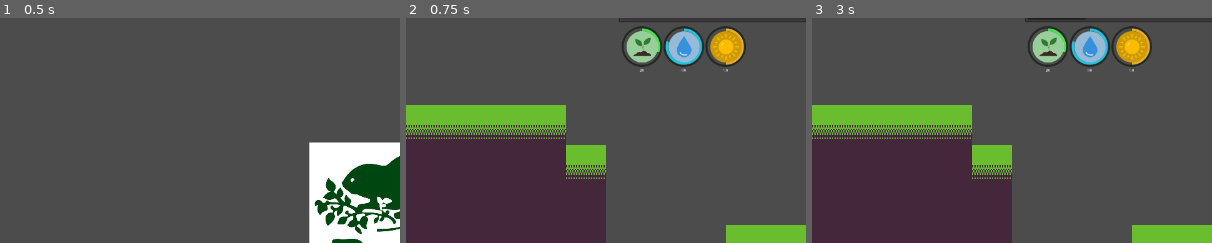
Above: before the commit, frames 1-3 (left to right).
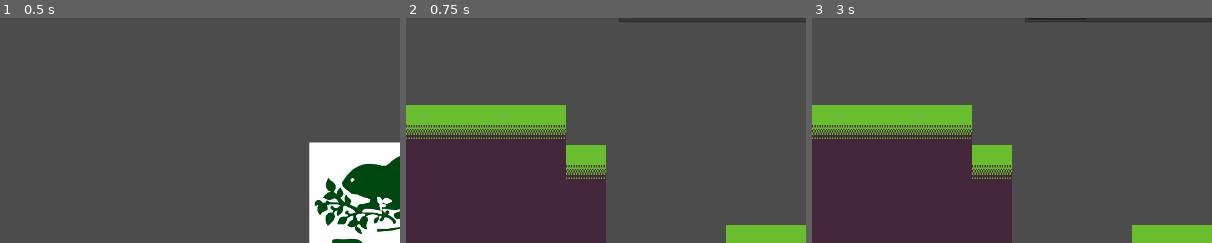
Above: after the commit, the same moments.

Repository: Gouellie/Roots
Game: Godot game, scene res://src/screens/main_menu.tscn
Same seed, same stepped clock (60 frames per second), same inputs: the game is played once before the commit and once after it.
Inputs:
- Up to frame 1 (0.5 s): no input
- Up to frame 2 (0.75 s): click "NEW GAME" at 0.5 s
- Up to frame 3 (3 s): click "TICK" at 1.25 s; click "DRAW" at 2 s; click "TICK" at 2.75 s
The pictures show only the part of the screen within x 0-50%, y 7-57%; the shares and areas given below are measured in that part.

Frame 1 is identical in both runs. In frame 2, 3.9% of the frame differs, in the area x 54-85%, y 3-24%; in frame 3, 3.9%.

Commit message:
Changed structure for resource manager to be non-global

Diff:
--- a/project.godot
+++ b/project.godot
@@ -22,7 +22,7 @@
 "base": "Node2D",
 "class": "ResourceManager",
 "language": "GDScript",
-"path": "res://src/scenes/librairies/managers/resource_manager.gd"
+"path": "res://src/scripts/resources/resource_manager.gd"
 }, {
 "base": "Node2D",
 "class": "ResourceNode",
--- a/src/autoload/events.gd
+++ b/src/autoload/events.gd
@@ -20,6 +20,3 @@
 
 # warning-ignore:unused_signal
 signal game_over
-
-# warning-ignore:unused_signal
-signal resource_node_updated(identifier, node)
--- a/src/autoload/resources.gd
+++ b/src/autoload/resources.gd
@@ -14,3 +14,15 @@
 	TILES.THREEWAY : preload("res://src/scenes/librairies/tiles/types/tile_threeway.tscn"),
 	TILES.FOURWAY : preload("res://src/scenes/librairies/tiles/types/tile_fourway.tscn"),
 }
+
+const icons = {
+	"soil" : preload("res://assets/GUI/icons/icon_soil.png"),
+	"sunlight" : preload("res://assets/GUI/icons/icon_sunlight.png"),
+	"water" : preload("res://assets/GUI/icons/icon_water.png"),
+}
+
+const resource_color = {
+	"soil" : Color.green,
+	"sunlight" : Color.orange,
+	"water" : Color.blue,
+}
--- a/src/scenes/gym_resources_scene.tscn
+++ b/src/scenes/gym_resources_scene.tscn
@@ -4,7 +4,7 @@
 [ext_resource path="res://src/scenes/camera_controller.gd" type="Script" id=2]
 [ext_resource path="res://src/scenes/game.gd" type="Script" id=4]
 [ext_resource path="res://src/scenes/librairies/managers/entity_manager.gd" type="Script" id=5]
-[ext_resource path="res://src/scenes/resources/resource_manager_player.tscn" type="PackedScene" id=6]
+[ext_resource path="res://src/scenes/resources/resource_manager.tscn" type="PackedScene" id=6]
 
 [node name="Gym_Resources" type="Node2D"]
 script = ExtResource( 4 )
--- a/src/scenes/librairies/managers/entity_manager.gd
+++ b/src/scenes/librairies/managers/entity_manager.gd
@@ -86,6 +86,7 @@
 func _place_tile() -> void:
 	if not _blueprint is TileBlueprint:
 		return
+
 	var new_tile = _blueprint.tile_scene.instance() as TileBase
 	new_tile.position = _blueprint.position
 	new_tile.rotation_degrees = _blueprint.real_rotation
--- a/src/scenes/librairies/managers/resource_manager.gd
+++ /dev/null
@@ -1,2 +0,0 @@
-extends Node2D
-class_name ResourceManager
--- a/src/scenes/main_scene.tscn
+++ b/src/scenes/main_scene.tscn
@@ -5,7 +5,7 @@
 [ext_resource path="res://src/scenes/terrain.tscn" type="PackedScene" id=3]
 [ext_resource path="res://src/scenes/game.gd" type="Script" id=4]
 [ext_resource path="res://src/scenes/librairies/managers/entity_manager.gd" type="Script" id=5]
-[ext_resource path="res://src/scenes/resources/resource_manager_player.tscn" type="PackedScene" id=6]
+[ext_resource path="res://src/scenes/resources/resource_manager.tscn" type="PackedScene" id=6]
 
 [node name="MainScene" type="Node2D"]
 script = ExtResource( 4 )
--- /dev/null
+++ b/src/scenes/resources/resource_consumer.tscn
@@ -0,0 +1,19 @@
+[gd_scene load_steps=3 format=2]
+
+[ext_resource path="res://src/scripts/resources/resource_container.gd" type="Script" id=2]
+
+[sub_resource type="GDScript" id=1]
+script/source = "extends Node2D
+
+onready var container : ResourceContainer = $ResourceContainer
+
+func _ready():
+	pass
+
+"
+
+[node name="ResourceConsumer" type="Node2D"]
+script = SubResource( 1 )
+
+[node name="ResourceContainer" type="Node2D" parent="."]
+script = ExtResource( 2 )
--- /dev/null
+++ b/src/scenes/resources/resource_manager.tscn
@@ -0,0 +1,15 @@
+[gd_scene load_steps=3 format=2]
+
+[ext_resource path="res://src/scripts/resources/resource_manager.gd" type="Script" id=1]
+[ext_resource path="res://src/scripts/resources/resource_container.gd" type="Script" id=3]
+
+[node name="ResourceManager" type="Node2D"]
+script = ExtResource( 1 )
+resource_types = {
+"soil": 10,
+"sunlight": 10,
+"water": 10
+}
+
+[node name="ResourceContainer" type="Node2D" parent="."]
+script = ExtResource( 3 )
--- a/src/scenes/resources/resource_manager_player.tscn
+++ /dev/null
@@ -1,25 +0,0 @@
-[gd_scene load_steps=4 format=2]
-
-[ext_resource path="res://src/scenes/librairies/managers/resource_manager.gd" type="Script" id=1]
-[ext_resource path="res://src/scripts/resources/resource_node.gd" type="Script" id=2]
-[ext_resource path="res://src/scripts/resources/resource_container.gd" type="Script" id=3]
-
-[node name="ResourceManager" type="Node2D"]
-script = ExtResource( 1 )
-
-[node name="ResourceContainer" type="Node2D" parent="."]
-script = ExtResource( 3 )
-
-[node name="Sunlight" type="Node2D" parent="ResourceContainer"]
-script = ExtResource( 2 )
-identifier = "sunlight"
-
-[node name="Soil" type="Node2D" parent="ResourceContainer"]
-script = ExtResource( 2 )
-identifier = "soil"
-default_value = 30
-
-[node name="Water" type="Node2D" parent="ResourceContainer"]
-script = ExtResource( 2 )
-identifier = "water"
-default_value = 80
--- a/src/scripts/resources/resource_container.gd
+++ b/src/scripts/resources/resource_container.gd
@@ -1,13 +1,16 @@
 extends Node2D
 class_name ResourceContainer
 
-export var resources : = []
+var resources : Array = []
 
-func _ready():
-	for _c in get_children():
-		var rsc : ResourceNode = _c as ResourceNode
-		if is_instance_valid(rsc):
-			resources.append(rsc)
+func get_all_resources() -> Dictionary:
+	var _d = {}
+	for _r in resources:
+		var _rsc : ResourceNode = _r as ResourceNode
+		if is_instance_valid(_rsc):
+			_d.append({"Item": _rsc.identifier, "Stack":_rsc.value})
+
+	return _d
 
 func get_resource(identifier:String) -> ResourceNode:
 	for r in resources:
@@ -16,19 +19,33 @@
 
 	return null
 
-func add_resource(identifier:String, amount:int) -> void:
-	var rsc = get_resource(identifier)
+func add_new_resource(_identifier:String, _defaultAmount:int) -> ResourceNode:
+	for _r in resources:
+		var _rsc : ResourceNode = _r as ResourceNode
+		if is_instance_valid(_rsc) && _rsc.identifier == _identifier:
+			return _rsc
+
+	var _instance = ResourceNode.new()
+	resources.append(_instance)
+	add_child(_instance)
+	_instance.name = "ResourceNode_" + _identifier
+	_instance.identifier = _identifier
+	_instance.value = _defaultAmount
+	return _instance
+
+func add_to_resource(_identifier:String, _amount:int) -> void:
+	var rsc = get_resource(_identifier)
 	if is_instance_valid(rsc) == false:
 		return
 
-	rsc.add_resource(amount)
+	rsc.add_resource(_amount)
 
-func deduct_resource(identifier:String, amount:int) -> void:
-	var rsc = get_resource(identifier)
+func deduct_from_resource(_identifier:String, _amount:int) -> void:
+	var rsc = get_resource(_identifier)
 	if is_instance_valid(rsc) == false:
 		return
 
-	rsc.decuct_resource(amount)
+	rsc.decuct_resource(_amount)
 
 func initialize_gui():
 	for _c in get_children():
--- /dev/null
+++ b/src/scripts/resources/resource_manager.gd
@@ -0,0 +1,29 @@
+extends Node2D
+class_name ResourceManager
+
+export var resource_types : Dictionary = {}
+
+onready var resource_container  : ResourceContainer = $ResourceContainer
+
+func _ready():
+	for _rt in resource_types:
+		var _value = resource_types[_rt]
+		var _instance = resource_container.add_new_resource(_rt, _value)
+
+	pass
+
+func can_consume(identifier:String, amount:int) -> bool:
+	var _resource_node : ResourceNode = resource_container.get_all_resources()[identifier]
+	if is_instance_valid(_resource_node) == false:
+		return false
+
+	return _resource_node.value >= amount
+
+func try_consume(identifier:String, amount:int) -> bool:
+	var _consumable = can_consume(identifier, amount)
+	if _consumable == false:
+		return false
+
+	var _resource_node : ResourceNode = resource_container.get_all_resources()[identifier]
+	_resource_node.deduct_resource(amount)
+	return true
--- a/src/scripts/resources/resource_node.gd
+++ b/src/scripts/resources/resource_node.gd
@@ -1,12 +1,14 @@
 extends Node2D
 class_name ResourceNode
+
+# warning-ignore:unused_signal
+signal node_update(node)
 
 export (String)var identifier : String = "default"
 export (int)var min_value : int = 0
 export (int)var max_value : int = 100
-export (int)var default_value : int = 50
+export (int)var value : int = 0
 
-var value : int = 0
 var is_depleted : bool = _is_depleted()
 
 func _ready():
@@ -15,16 +17,15 @@
 func add_resource(amount:int) -> void:
 	value = int(clamp(value + amount, min_value, max_value))
 	is_depleted = _is_depleted()
-	Events.emit_signal("resource_update_amount", identifier, value)
+	emit_signal("node_update", self)
 
 func deduct_resource(amount:int) -> void:
 	value = int(clamp(value - amount, min_value, max_value))
 	is_depleted = _is_depleted()
-	Events.emit_signal("resource_update_amount", identifier, value)
+	emit_signal("node_update", self)
 
 func _is_depleted() -> bool:
 	return value <= 0
 
 func initialize() -> void:
-	value = default_value
-	Events.emit_signal("resource_node_updated", identifier, self)
+	emit_signal("node_update", self)
--- a/src/ui/gui.tscn
+++ b/src/ui/gui.tscn
@@ -1,12 +1,8 @@
-[gd_scene load_steps=8 format=2]
+[gd_scene load_steps=4 format=2]
 
 [ext_resource path="res://src/ui/gui.gd" type="Script" id=1]
 [ext_resource path="res://src/ui/progress_bar.gd" type="Script" id=2]
 [ext_resource path="res://src/ui/tilebox.tscn" type="PackedScene" id=3]
-[ext_resource path="res://src/ui/resource_gauge.tscn" type="PackedScene" id=4]
-[ext_resource path="res://assets/GUI/icons/icon_soil.png" type="Texture" id=5]
-[ext_resource path="res://assets/GUI/icons/icon_water.png" type="Texture" id=6]
-[ext_resource path="res://assets/GUI/icons/icon_sunlight.png" type="Texture" id=7]
 
 [node name="Gui" type="Control"]
 anchor_right = 1.0
@@ -22,54 +18,6 @@
 custom_constants/margin_top = 10
 custom_constants/margin_left = 10
 custom_constants/margin_bottom = 10
-
-[node name="ResourceGauges" type="Control" parent="Margin"]
-margin_left = 10.0
-margin_top = 10.0
-margin_right = 1270.0
-margin_bottom = 710.0
-mouse_filter = 2
-
-[node name="HBoxContainer" type="HBoxContainer" parent="Margin/ResourceGauges"]
-anchor_left = 0.5
-anchor_right = 0.5
-margin_left = -295.0
-margin_top = 56.0
-margin_right = -165.0
-margin_bottom = 186.0
-rect_scale = Vector2( 0.5, 0.5 )
-mouse_filter = 2
-
-[node name="ResourceGauge_Soil" parent="Margin/ResourceGauges/HBoxContainer" instance=ExtResource( 4 )]
-anchor_right = 0.0
-anchor_bottom = 0.0
-margin_right = 130.0
-margin_bottom = 130.0
-rect_scale = Vector2( 1, 1 )
-identifier = "soil"
-icon = ExtResource( 5 )
-color_progress = Color( 0.290196, 0.894118, 0.341176, 1 )
-
-[node name="ResourceGauge_Water" parent="Margin/ResourceGauges/HBoxContainer" instance=ExtResource( 4 )]
-anchor_right = 0.0
-anchor_bottom = 0.0
-margin_left = 134.0
-margin_right = 264.0
-margin_bottom = 130.0
-rect_scale = Vector2( 1, 1 )
-icon = ExtResource( 6 )
-color_progress = Color( 0.117647, 0.768627, 0.894118, 1 )
-
-[node name="ResourceGauge_Sunlight" parent="Margin/ResourceGauges/HBoxContainer" instance=ExtResource( 4 )]
-anchor_right = 0.0
-anchor_bottom = 0.0
-margin_left = 268.0
-margin_right = 398.0
-margin_bottom = 130.0
-rect_scale = Vector2( 1, 1 )
-identifier = "sunlight"
-icon = ExtResource( 7 )
-color_progress = Color( 0.898039, 0.682353, 0.172549, 1 )
 
 [node name="Control_PB" type="Control" parent="Margin"]
 margin_left = 10.0
--- a/src/ui/scripts/resource_gauge.gd
+++ b/src/ui/scripts/resource_gauge.gd
@@ -1,30 +1,31 @@
 tool
 extends Control
 
-export var identifier : String
-export var icon : Texture
-export var color_progress : Color
+var resource_node : ResourceNode = null setget set_resource_node
 
 onready var texture_rect : TextureRect = $Margin/VBoxContainer/CenterContainer/TextureRect
 onready var texture_progress : TextureProgress = $Margin/VBoxContainer/CenterContainer/Gauge
 onready var amount_label : Label = $Margin/VBoxContainer/Amount
 
-func _ready():
+func set_resource_node(_resource_node:ResourceNode):
+	resource_node = _resource_node
+	resource_node.connect("value_updated", self, "on_value_updated")
+	resource_node.initialize()
+
+	# assign icon & color accent based on the identifier
 	if texture_rect:
-		texture_rect.texture = icon
+		var _icon = Resources.icons[resource_node.identifier] as Texture
+		if _icon:
+			texture_rect.texture = _icon
 
 	if texture_progress:
-		texture_progress.tint_progress = color_progress
+		var _color = Resources.resource_color[resource_node.identifier] as Color
+		if _color:
+			texture_progress.tint_progress = _color
 
-	Events.connect("resource_node_updated", self, "on_resource_node_updated")
-
-func on_resource_node_updated(_identifier, _node) -> void:
-	if is_instance_valid(amount_label) == false || identifier != _identifier:
-		return
-
-	var _rsc = _node as ResourceNode
-	if _rsc:
-		amount_label.text = String(_rsc.value)
-		texture_progress.min_value = _rsc.min_value
-		texture_progress.max_value = _rsc.max_value
-		texture_progress.value = _rsc.value
+func on_node_updated():
+	if resource_node:
+		amount_label.text = String(resource_node.value)
+		texture_progress.min_value = resource_node.min_value
+		texture_progress.max_value = resource_node.max_value
+		texture_progress.value = resource_node.value
